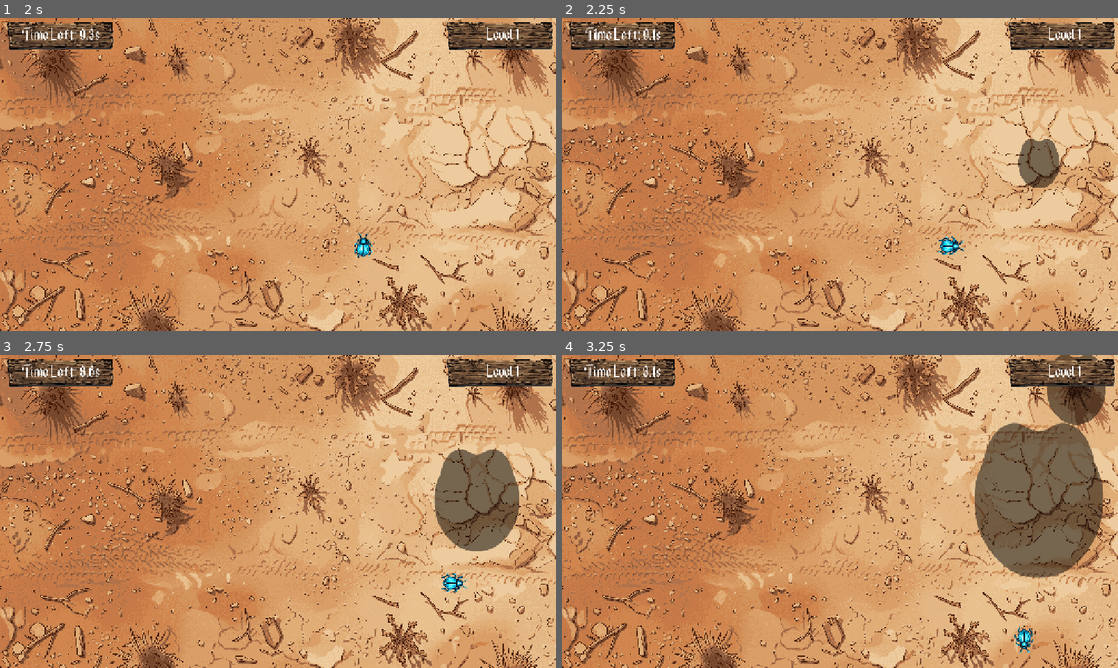
Above: before the commit, frames 1-4 (two rows, left to right).
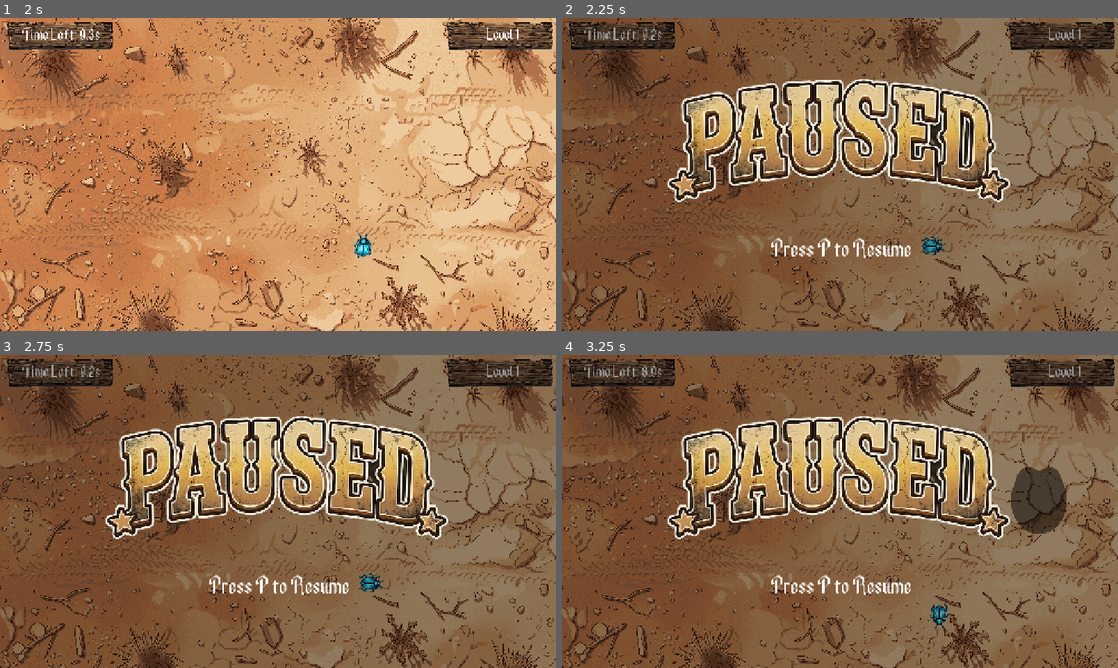
Above: after the commit, the same moments.

Repository: SlayerArman/Dusty-Beetle
Game: Godot game, scene res://scenes/main_menu.tscn
The game is run twice, just before and just after one commit, with the same random seed, the same clock (stepped at 60 frames per second) and the same inputs.
Inputs (mouse positions are in pixels of both pictures, inside the frame that each line leads up to):
- Up to frame 1 (2 s): click "PLAY" at 0.5 s; click "Level 1" at 1.25 s
- Up to frame 2 (2.25 s): tap Enter (ui_accept) at 2 s; move the mouse to (962, 158) at 2.02 s; hold Right (move right) from 2.03 s (still down); tap P at 2.1 s; click (962, 158) at 2.17 s
- Up to frame 3 (2.75 s): keep holding Right (move right); tap Enter (ui_accept) at 2.27, 2.3, 2.57 s
- Up to frame 4 (3.25 s): tap P at 2.75, 3.05 s; move the mouse to (728, 527) at 2.77 s; release Right (move right) at 2.78 s; hold Down (move down) from 2.78 s (still down); tap Enter (ui_accept) at 2.85, 3.02 s; click (728, 527) at 2.92 s

Frame 1 is identical in both runs. In frame 2, 97% of the frame differs, in the area x 0-100%, y 0-100%; in frame 3, 97%; in frame 4, 95%.

Commit message:
added game pause system

Diff:
--- a/project.godot
+++ b/project.godot
@@ -55,6 +55,11 @@
 , Object(InputEventKey,"resource_local_to_scene":false,"resource_name":"","device":-1,"window_id":0,"alt_pressed":false …(183 unchanged characters)…
 ]
 }
+pause={
+"deadzone": 0.2,
+"events": [Object(InputEventKey,"resource_local_to_scene":false,"resource_name":"","device":-1,"window_id":0,"alt_pressed":false,"shift_pressed":false,"ctrl_pressed":false,"meta_pressed":false,"pressed":false,"keycode":0,"physical_keycode":80,"key_label":0,"unicode":112,"location":0,"echo":false,"script":null)
+]
+}
 
 [physics]
 
--- a/scenes/levels/level_1.tscn
+++ b/scenes/levels/level_1.tscn
@@ -9,6 +9,8 @@
 [ext_resource type="Texture2D" uid="uid://xffthm8yicrh" path="res://assets/wooden board.png" id="7_7gny6"]
 [ext_resource type="Texture2D" uid="uid://bcd5ueumksnx8" path="res://assets/level cleared.png" id="8_s8va5"]
 [ext_resource type="AudioStream" uid="uid://chyosi1wff3je" path="res://sfx/button hover.ogg" id="9_dga24"]
+[ext_resource type="AudioStream" uid="uid://dnrmt0lmdaquc" path="res://sfx/victory.ogg" id="10_qxy0u"]
+[ext_resource type="Texture2D" uid="uid://ccibnn5vox8jv" path="res://assets/pause.png" id="11_excbq"]
 
 [sub_resource type="GDScript" id="GDScript_oc4kc"]
 script/source = "extends Node2D
@@ -16,8 +18,10 @@
 var stomp_scene = preload(\"res://scenes/Stomp.tscn\")
 
 @onready var hover_sound = $HoverSound
+@onready var win_sound = $VictorySound
 @onready var level_timer = $LevelTimer
 @onready var win_ui = $WinUI
+@onready var pause_ui = $PauseUI
 @onready var continue_btn = $WinUI/NextLevel
 @onready var spawn_timer = $SpawnTimer
 @onready var time_label = $CanvasLayer/Label
@@ -30,8 +34,19 @@
 var is_won: bool = false
 
 func _ready() -> void:
+	process_mode = Node.PROCESS_MODE_ALWAYS
 	win_ui.process_mode = Node.PROCESS_MODE_ALWAYS
+	pause_ui.process_mode = Node.PROCESS_MODE_ALWAYS
 	hover_sound.process_mode = Node.PROCESS_MODE_ALWAYS
+	win_sound.process_mode = Node.PROCESS_MODE_ALWAYS
+
+	spawn_timer.process_mode = Node.PROCESS_MODE_PAUSABLE
+	level_timer.process_mode = Node.PROCESS_MODE_PAUSABLE
+
+	if has_node(\"Player\"):
+		$Player.process_mode = Node.PROCESS_MODE_PAUSABLE
+
+	pause_ui.hide()
 
 	continue_btn.mouse_entered.connect(_on_button_hovered)
 	continue_btn.pressed.connect(_on_continue_pressed)
@@ -47,13 +62,26 @@
 	spawn_timer.start()
 	level_timer.start()
 
+func _unhandled_input(event: InputEvent) -> void:
+	if event is InputEventKey and event.pressed and not event.echo:
+		if event.keycode == KEY_P:
+			toggle_pause()
+
+func toggle_pause() -> void:
+	if is_dead or is_won:
+		return
+
+	var currently_paused = get_tree().paused
+	get_tree().paused = !currently_paused
+	pause_ui.visible = !currently_paused
+
 func _process(delta: float) -> void:
+	if get_tree().paused:
+		return
+
 	if is_dead:
 		if Input.is_action_just_pressed(\"ui_accept\"):
 			get_tree().reload_current_scene()
-		return
-
-	if is_won:
 		return
 
 	var time_left = max(0.0, level_timer.time_left)
@@ -67,6 +95,7 @@
 	level_timer.stop()
 	time_label.text = \"Time Left: 0.0s\"
 	win_ui.show()
+	win_sound.play()
 
 	Global.complete_level(1)
 
@@ -93,9 +122,12 @@
 	press_space.show()
 
 func _on_spawn_timer_timeout() -> void:
-	if is_dead or is_won: return
+	if is_dead or is_won or get_tree().paused: return
 
 	var stomp = stomp_scene.instantiate()
+
+	stomp.process_mode = Node.PROCESS_MODE_PAUSABLE
+
 	var screen_size = get_viewport_rect().size
 	stomp.position = Vector2(
 		randf_range(50, screen_size.x - 50),
@@ -283,6 +315,37 @@
 [node name="HoverSound" type="AudioStreamPlayer2D" parent="." unique_id=1010241535]
 position = Vector2(-1025, -378)
 stream = ExtResource("9_dga24")
-volume_db = 15.0
+volume_db = 24.0
+
+[node name="VictorySound" type="AudioStreamPlayer2D" parent="." unique_id=2091034149]
+stream = ExtResource("10_qxy0u")
+
+[node name="PauseUI" type="CanvasLayer" parent="." unique_id=500929450]
+visible = false
+
+[node name="Sprite2D" type="Sprite2D" parent="PauseUI" unique_id=1940446876]
+z_index = 2
+position = Vector2(638, 269)
+scale = Vector2(1.5525, 1.5179105)
+texture = ExtResource("11_excbq")
+
+[node name="Label" type="Label" parent="PauseUI" unique_id=224808207]
+z_index = 2
+offset_left = 482.0
+offset_top = 507.0
+offset_right = 813.0
+offset_bottom = 563.0
+theme_override_fonts/font = ExtResource("4_s8va5")
+theme_override_font_sizes/font_size = 50
+text = "Press P to Resume"
+
+[node name="Black" type="ColorRect" parent="PauseUI" unique_id=998421530]
+z_index = 1
+offset_left = -19.0
+offset_top = -11.0
+offset_right = 21.0
+offset_bottom = 29.0
+scale = Vector2(33.258804, 19.056309)
+color = Color(0, 0, 0, 0.39215687)
 
 [connection signal="timeout" from="SpawnTimer" to="." method="_on_spawn_timer_timeout"]
--- /dev/null
+++ b/scripts/level_2.gd
@@ -0,0 +1,124 @@
+extends Node2D
+
+var stomp_scene = preload("res://scenes/Stomp.tscn")
+
+@onready var hover_sound = $HoverSound
+@onready var win_sound = $VictorySound
+@onready var level_timer = $LevelTimer
+@onready var win_ui = $WinUI
+@onready var pause_ui = $PauseUI
+@onready var continue_btn = $WinUI/NextLevel
+@onready var spawn_timer = $SpawnTimer
+@onready var time_label = $CanvasLayer/Label
+@onready var game_over_label = $CanvasLayer/Squished
+@onready var game_over_black = $CanvasLayer/Black
+@onready var death_sound = $DeathSound
+@onready var press_space = $CanvasLayer/PressSPACE
+
+var is_dead: bool = false
+var is_won: bool = false
+
+func _ready() -> void:
+	process_mode = Node.PROCESS_MODE_ALWAYS
+	win_ui.process_mode = Node.PROCESS_MODE_ALWAYS
+	pause_ui.process_mode = Node.PROCESS_MODE_ALWAYS
+	hover_sound.process_mode = Node.PROCESS_MODE_ALWAYS
+	win_sound.process_mode = Node.PROCESS_MODE_ALWAYS
+
+	spawn_timer.process_mode = Node.PROCESS_MODE_PAUSABLE
+	level_timer.process_mode = Node.PROCESS_MODE_PAUSABLE
+
+	if has_node("Player"):
+		$Player.process_mode = Node.PROCESS_MODE_PAUSABLE
+
+	pause_ui.hide()
+
+	continue_btn.mouse_entered.connect(_on_button_hovered)
+	continue_btn.pressed.connect(_on_continue_pressed)
+
+	spawn_timer.wait_time = 0.8
+
+	if not spawn_timer.timeout.is_connected(_on_spawn_timer_timeout):
+		spawn_timer.timeout.connect(_on_spawn_timer_timeout)
+
+	if not level_timer.timeout.is_connected(_on_level_complete):
+		level_timer.timeout.connect(_on_level_complete)
+
+	spawn_timer.start()
+	level_timer.start()
+
+func _unhandled_input(event: InputEvent) -> void:
+	if event is InputEventKey and event.pressed and not event.echo:
+		if event.keycode == KEY_P:
+			toggle_pause()
+
+func toggle_pause() -> void:
+	if is_dead or is_won:
+		return
+
+	var currently_paused = get_tree().paused
+	get_tree().paused = !currently_paused
+	pause_ui.visible = !currently_paused
+
+func _process(delta: float) -> void:
+	if get_tree().paused:
+		return
+
+	if is_dead:
+		if Input.is_action_just_pressed("ui_accept"):
+			get_tree().reload_current_scene()
+		return
+
+	var time_left = max(0.0, level_timer.time_left)
+	time_label.text = "Time Left: " + str(snapped(time_left, 0.1)) + "s"
+
+func _on_level_complete() -> void:
+	if is_dead: return
+
+	is_won = true
+	spawn_timer.stop()
+	level_timer.stop()
+	time_label.text = "Time Left: 0.0s"
+	win_ui.show()
+	win_sound.play()
+
+	Global.complete_level(2)
+
+	get_tree().paused = true
+
+func _on_continue_pressed() -> void:
+	get_tree().paused = false
+	get_tree().change_scene_to_file("res://scenes/level_select.tscn")
+
+func _on_button_hovered() -> void:
+	if hover_sound and hover_sound.stream:
+		hover_sound.stop()
+		hover_sound.play()
+
+func game_over() -> void:
+	if is_won: return
+
+	is_dead = true
+	spawn_timer.stop()
+	level_timer.stop()
+	game_over_label.show()
+	game_over_black.show()
+	death_sound.play()
+	press_space.show()
+
+func _on_spawn_timer_timeout() -> void:
+	if is_dead or is_won or get_tree().paused: return
+
+	var stomp = stomp_scene.instantiate()
+
+	stomp.process_mode = Node.PROCESS_MODE_PAUSABLE
+
+	var screen_size = get_viewport_rect().size
+	stomp.position = Vector2(
+		randf_range(50, screen_size.x - 50),
+		randf_range(50, screen_size.y - 50)
+	)
+	add_child(stomp)
+
+	if spawn_timer.wait_time > 0.2:
+		spawn_timer.wait_time -= 0.005
Binary file added: assets/pause.png
Not shown, added: assets/pause.png.import
Not shown, added: scripts/level_2.gd.uid
Not shown, added: sfx/victory.ogg.import
Not shown, added: sfx/victory.ogg
